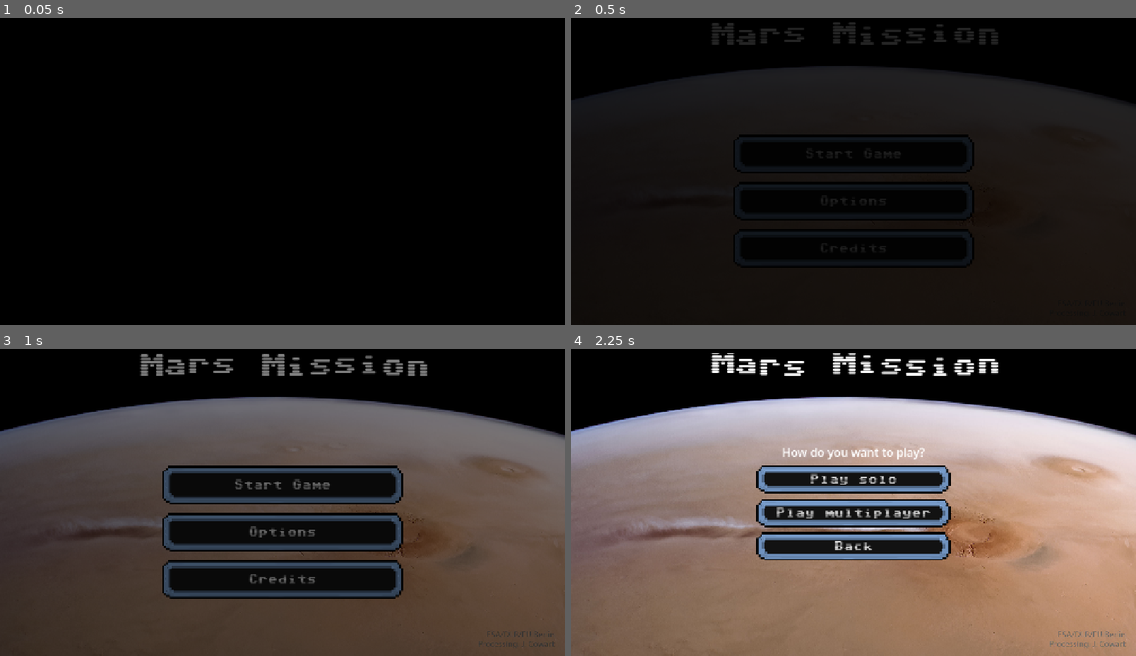
Above: before the commit, frames 1-4 (two rows, left to right).
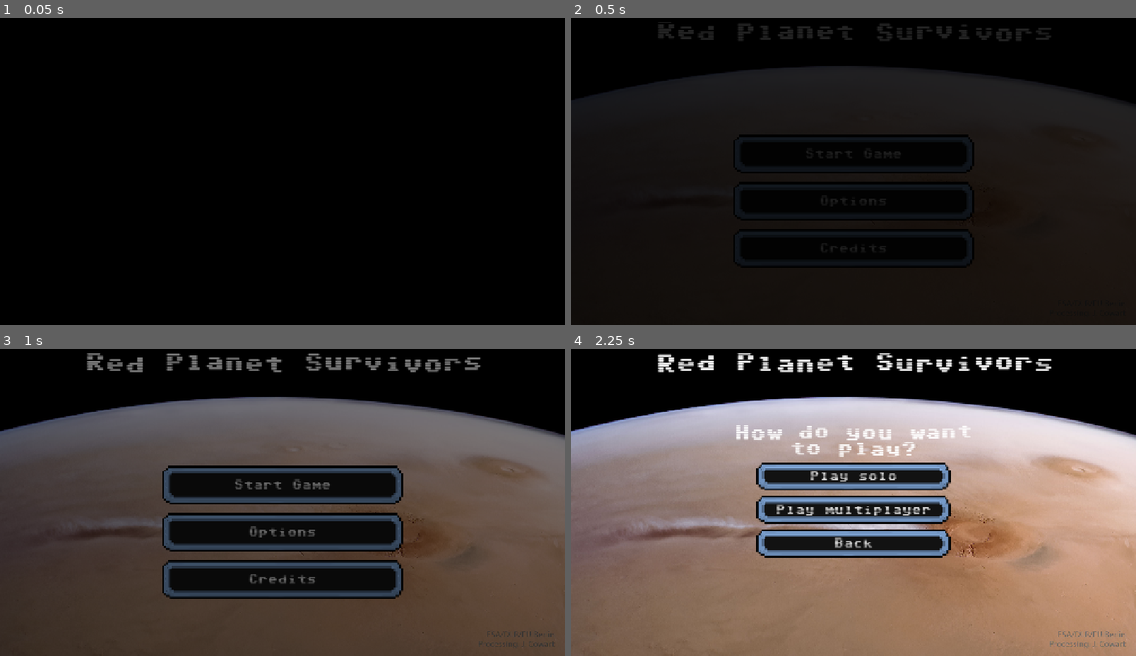
Above: after the commit, the same moments.

Repository: a930853/NasaHackaton_2026
Game: Godot game, scene res://Scenes/Main.tscn
Two runs of this game, one before a commit and one after it. Both use one fixed random seed, a clock stepped at 60 frames per second and the inputs below.
Inputs:
- Up to frame 1 (0.05 s): no input
- Up to frame 2 (0.5 s): no input
- Up to frame 3 (1 s): click "Start Game" at 0.5 s
- Up to frame 4 (2.25 s): click "Start Game" at 1.25 s; click "Start Game" at 2 s

Frame 1 is identical in both runs. In frame 2, 1.4% of the frame differs, in the area x 15-85%, y 1-9%; in frame 3, 2.2%; in frame 4, 11%, in the area x 15-85%, y 1-69%.

Commit message:
Exportado

Diff:
--- a/game/Scenes/Main_menu.tscn
+++ b/game/Scenes/Main_menu.tscn
@@ -31,9 +31,9 @@
 offset_bottom = 99.0
 grow_horizontal = 2
 theme_override_fonts/normal_font = ExtResource("2_f7j37")
-theme_override_font_sizes/normal_font_size = 55
+theme_override_font_sizes/normal_font_size = 45
 bbcode_enabled = true
-text = "[wave amp=30.0 freq=2.0 connected=1]Mars Mission[/wave]"
+text = "[wave amp=30.0 freq=2.0 connected=1]Red Planet Survivors[/wave]"
 horizontal_alignment = 1
 
 [node name="Background" type="Panel" parent="." unique_id=1240011585]
--- a/game/Scripts/main_menu.gd
+++ b/game/Scripts/main_menu.gd
@@ -7,6 +7,10 @@
 
 const MEMBERS_TOP_SPACE: float = 48.0     # hueco para el título "Members"
 const OFFLINE_COLOR: Color = Color(0.55, 0.55, 0.6)
+const MODE_TITLE_FONT_SIZE: int = 36       # la pregunta de «jugar solo o multijugador» (el título del juego usa 55)
+const MODE_TITLE_WAVE: String = "20.0"
+const MODE_BOX_WIDTH: float = 580.0        # ancho de la pregunta (se parte en dos líneas)
+const MODE_BUTTON_WIDTH: float = 440.0
 const LOBBY_FONT_SIZE: int = 16           # texto de los botones del lobby (más estrecho que el del menú)
 const QR_SIZE: float = 186.0              # lado del QR del lobby en pantalla
 
@@ -72,18 +76,25 @@
 func _build_mode_box() -> void:
 	_mode_box = VBoxContainer.new()
 	_mode_box.set_anchors_preset(Control.PRESET_CENTER)
-	_mode_box.offset_left = -220.0
-	_mode_box.offset_right = 220.0
-	_mode_box.offset_top = -120.0
-	_mode_box.offset_bottom = 120.0
+	_mode_box.offset_left = -MODE_BOX_WIDTH / 2.0
+	_mode_box.offset_right = MODE_BOX_WIDTH / 2.0
+	_mode_box.offset_top = -165.0
+	_mode_box.offset_bottom = 165.0
 	_mode_box.add_theme_constant_override("separation", 12)
 	_mode_box.visible = false
 	add_child(_mode_box)
 
-	var title := Label.new()
-	title.text = "How do you want to play?"
+	# La pregunta, con la misma estética que el título del juego: su fuente y su efecto de ola.
+	var game_title: RichTextLabel = $Tittle
+	var title := RichTextLabel.new()
+	title.bbcode_enabled = true
+	title.fit_content = true
+	title.scroll_active = false
+	title.autowrap_mode = TextServer.AUTOWRAP_WORD_SMART
 	title.horizontal_alignment = HORIZONTAL_ALIGNMENT_CENTER
-	title.add_theme_font_size_override("font_size", 26)
+	title.add_theme_font_override("normal_font", game_title.get_theme_font("normal_font"))
+	title.add_theme_font_size_override("normal_font_size", MODE_TITLE_FONT_SIZE)
+	title.text = "[wave amp=%s freq=2.0 connected=1]How do you want to play?[/wave]" % MODE_TITLE_WAVE
 	_mode_box.add_child(title)
 
 	var solo := _mode_button("Play solo", "One player. You choose every option with the mouse. No phone needed.")
@@ -117,6 +128,8 @@
 	button.text = text
 	button.tooltip_text = tooltip
 	MenuStyle.apply(button)
+	button.custom_minimum_size.x = MODE_BUTTON_WIDTH
+	button.size_flags_horizontal = Control.SIZE_SHRINK_CENTER   # la pregunta es más ancha que los botones
 	return button
 
 
--- a/game/Scripts/mars_view.gd
+++ b/game/Scripts/mars_view.gd
@@ -56,6 +56,8 @@
 	"cool": {"tint": Color(0.3, 0.6, 1.0, 0.25)},
 }
 
+const STORM_SOUND: String = "sandstorm"      # clave de sfx.gd (Sandstorm_SFX.mp3, en bucle)
+
 var _image: TextureRect
 var _tint: ColorRect
 var _flash: ColorRect
@@ -111,6 +113,10 @@
 
 
 ## Cambia imagen, encuadre y efecto con una transición suave.
+func _exit_tree() -> void:
+	Events.sfx_stop_requested.emit(STORM_SOUND)   # por si se sale de la partida con la tormenta sonando
+
+
 func show_scene(scene: Dictionary) -> void:
 	_set_texture(str(scene.get("image", "")))
 	var pan_values: Array = scene.get("pan", [0.5, 0.5])
@@ -246,6 +252,12 @@
 	_storm_tween = create_tween()
 	_storm_tween.tween_method(_set_storm_intensity, _storm_intensity, storm_target, STORM_FADE_SECONDS)
 
+	# Sonido de la tormenta: suena en bucle mientras la ventana enseña la tormenta de arena
+	if config.get("storm", false):
+		Events.sfx_requested.emit(STORM_SOUND, 0.0)
+	else:
+		Events.sfx_stop_requested.emit(STORM_SOUND)
+
 	# Polvo que cruza la pantalla
 	var has_dust: bool = config.get("dust", false)
 	if has_dust:
--- a/game/Scripts/option_card.gd
+++ b/game/Scripts/option_card.gd
@@ -14,7 +14,9 @@
 	set(value):
 		disabled = value
 		modulate = Color(1, 1, 1, 0.5) if value else Color.WHITE
-		mouse_default_cursor_shape = Control.CURSOR_ARROW if value else Control.CURSOR_POINTING_HAND
+		# Siempre la flecha: el cursor del juego es el cohete (project.godot) y solo sustituye a la flecha;
+		# con la manita del sistema el cohete desaparecía al pasar el ratón por las opciones.
+		mouse_default_cursor_shape = Control.CURSOR_ARROW
 
 var _text_label: RichTextLabel
 var _normal_style: StyleBoxFlat
@@ -23,7 +25,7 @@
 
 func _init(bbcode_text: String = "") -> void:
 	focus_mode = Control.FOCUS_ALL
-	mouse_default_cursor_shape = Control.CURSOR_POINTING_HAND
+	mouse_default_cursor_shape = Control.CURSOR_ARROW   # ver el comentario de `disabled`
 
 	_normal_style = _make_style(NORMAL_FILL, 1)
 	_hover_style = _make_style(HOVER_FILL, 2)
--- a/game/Scripts/sfx.gd
+++ b/game/Scripts/sfx.gd
@@ -12,6 +12,7 @@
 	"intercom": preload("res://Sound/SFX/IntercomsMessage_SFX.mp3"),
 	"click": preload("res://Sound/SFX/Click.mp3"),
 	"texting": preload("res://Sound/SFX/Texting_SFX.mp3"),
+	"sandstorm": preload("res://Sound/SFX/Sandstorm_SFX.mp3"),
 	#"alert": preload("res://Sounds/SFX/alert.ogg"),
 	#"nfc_scan": preload("res://Sounds/SFX/nfc_scan.ogg"),
 	#"success": preload("res://Sounds/SFX/success.ogg")
@@ -21,12 +22,17 @@
 const VOLUME_DB: Dictionary = {
 	"intercom": -8.0,
 	"texting": -6.0,
+	"sandstorm": -4.0,
 }
 
 ## Sonidos que se repiten en bucle hasta que alguien pide pararlos con Events.sfx_stop_requested
 ## (el texto de un evento suena a «teclear» mientras se va escribiendo).
-const LOOPING: Array[String] = ["texting"]
+const LOOPING: Array[String] = ["texting", "sandstorm"]
 const LOOP_FADE_SECONDS: float = 0.12
+## Fundido de salida de cada sonido en bucle (la tormenta se va apagando poco a poco).
+const LOOP_FADE_BY_KEY: Dictionary = {
+	"sandstorm": 1.2,
+}
 const SILENT_DB: float = -40.0
 
 var _loop_players: Dictionary = {}   # clave -> AudioStreamPlayer propio del bucle
@@ -100,7 +106,7 @@
 	_cancel_fade(sfx_key)
 	var tween := create_tween()
 	_loop_fades[sfx_key] = tween
-	tween.tween_property(player, "volume_db", SILENT_DB, LOOP_FADE_SECONDS)
+	tween.tween_property(player, "volume_db", SILENT_DB, float(LOOP_FADE_BY_KEY.get(sfx_key, LOOP_FADE_SECONDS)))
 	tween.tween_callback(player.stop)
 
 
Not shown, changed: dist/game/index.pck
Not shown, changed: docs/resumen.md
